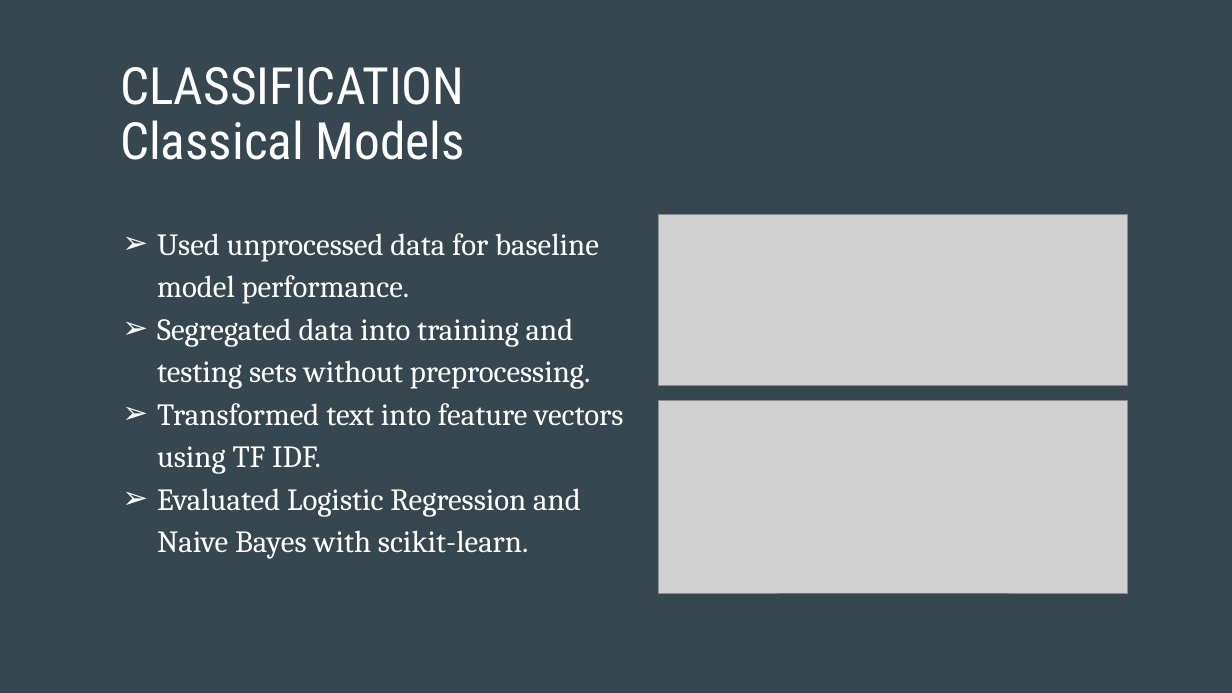
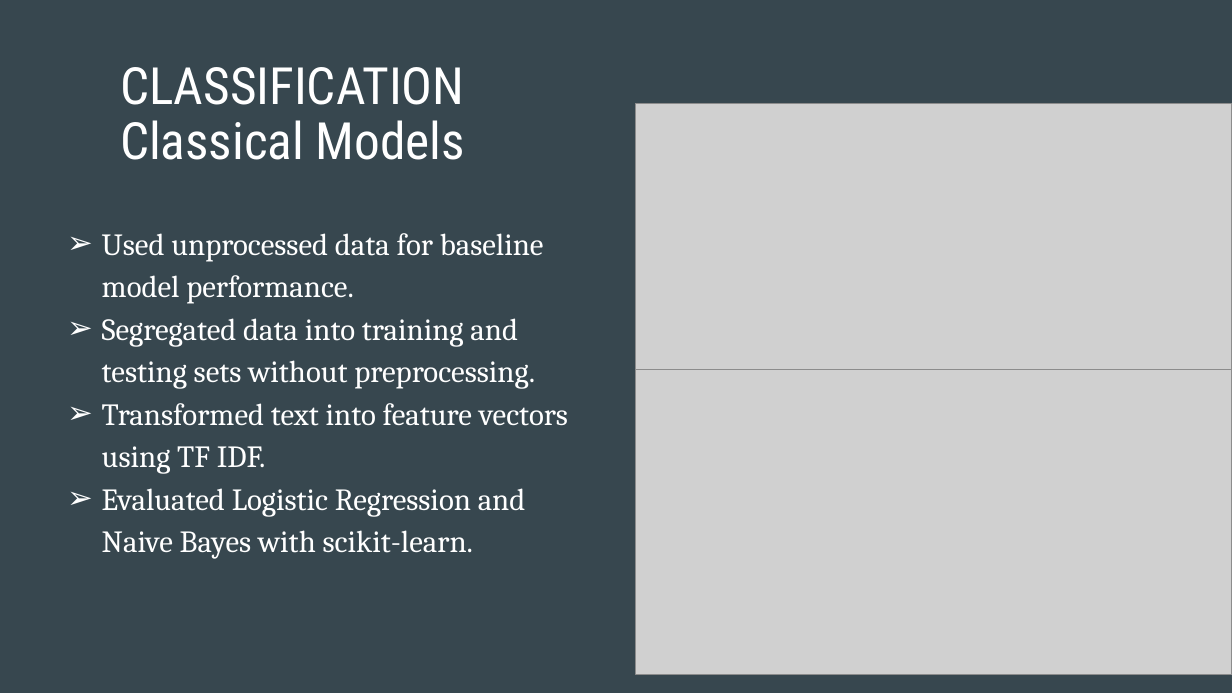
Before and after one commit to tanmayk26/FinalProject-Group6, a slide deck: slide 6 of Final-Group-Presentation/Final-Group-Presentation.pptx. Drawn at 1232x693 pixels with LibreOffice and Linux fonts; fonts in the diff are those of the drawing; grey boxes stand for pictures. Boxes give left, top, right and bottom in pixels: in the first picture for what was removed or moved away, otherwise in the second. Text is boxed around its words. In the diff, an @@ line names an element or a change of style, - is before the commit and + after.

```diff
--- a/Final-Group-Presentation/Final-Group-Presentation.pptx
+++ b/Final-Group-Presentation/Final-Group-Presentation.pptx
@@ picture: place and size @@
-picture at box(659, 214, 1128, 385)
+picture at box(636, 104, 1232, 370)
@@ text "Used unprocessed data for baseline ...": place and size @@
-text "Used unprocessed data for baseline ..." at box(157, 233, 623, 559)
+text "Used unprocessed data for baseline ..." at box(102, 233, 568, 559)
@@ picture: place and size @@
-picture at box(659, 401, 1128, 593)
+picture at box(636, 370, 1232, 675)
```
Also in this commit, not shown: 7 other slides changed, 1 other file.
